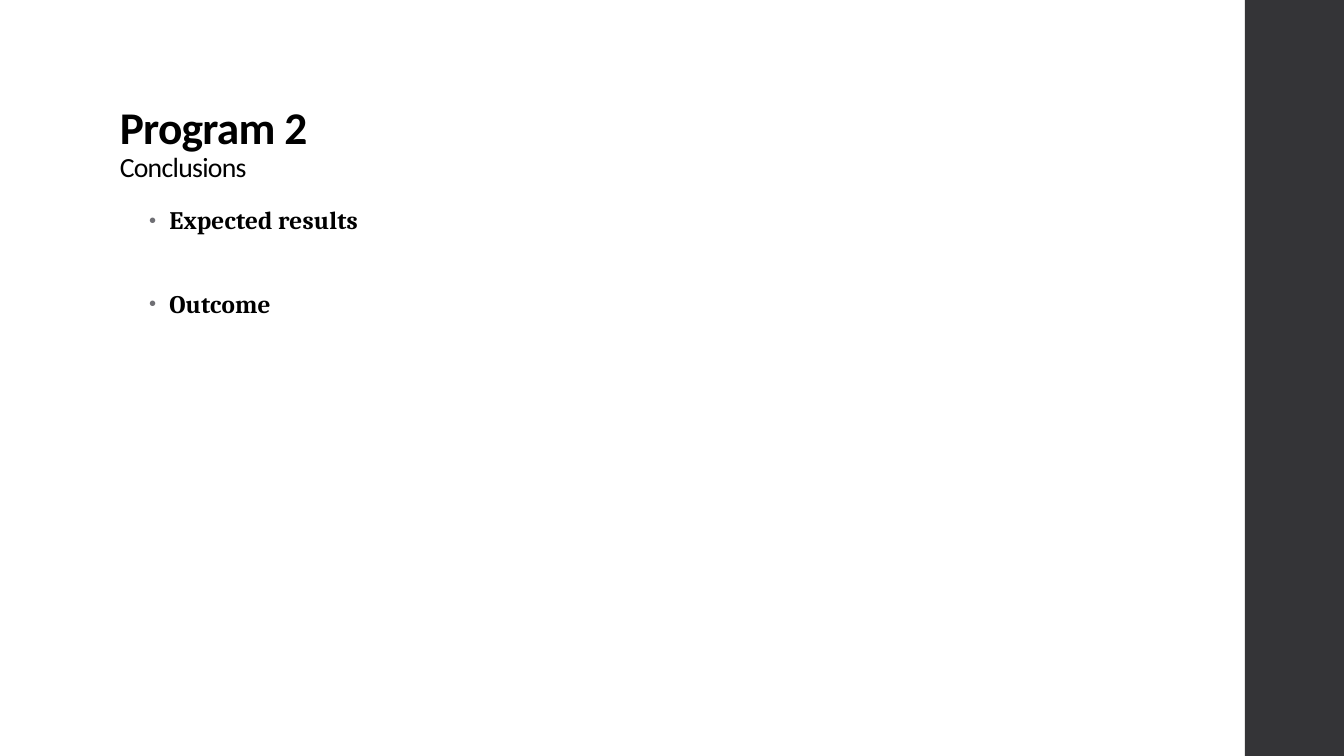
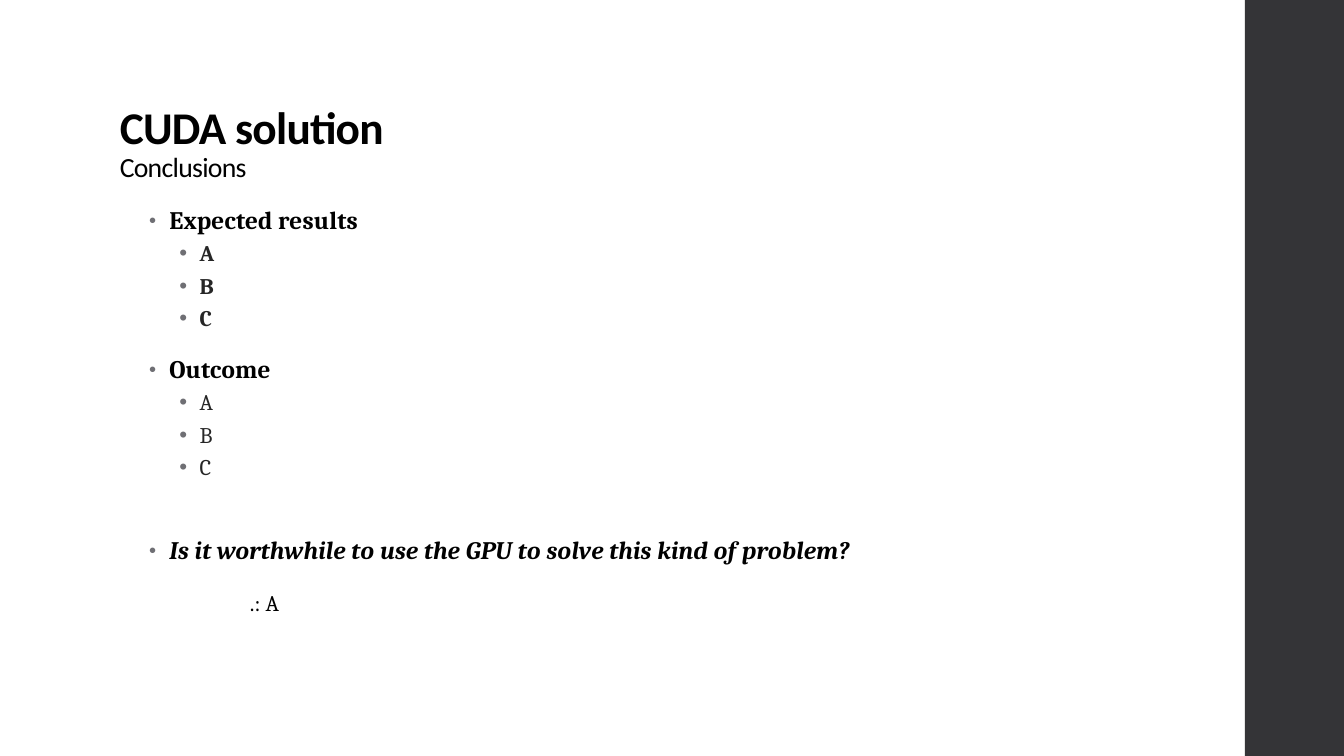
Before and after one commit to xL1fer/CLE_2022_2023, a slide deck: slide 6 of CLE3_T3G5/present.pptx (slide 7 before the commit). Drawn at 1344x756 pixels with LibreOffice and Linux fonts; fonts in the diff are those of the drawing. Boxes give left, top, right and bottom in pixels: in the first picture for what was removed or moved away, otherwise in the second. Text is boxed around its words. In the diff, an @@ line names an element or a change of style, - is before the commit and + after.

```diff
--- a/CLE3_T3G5/present.pptx
+++ b/CLE3_T3G5/present.pptx
@@ title at box(120, 112, 384, 178): text changed; size 19.8 to 32.4 pt; bold on @@
-Program 2
-Conclusions
+CUDA solution
+Conclusions
@@ text at box(200, 246, 215, 327): paragraphs added @@
+  • A
+  • B
+  • C
@@ text at box(169, 395, 849, 611): paragraphs added @@
+  • A
+  • B
+  • C
+• Is it worthwhile to use the GPU to solve this kind of problem?
+.: A
```
Also in this commit, not shown: 1 other slide changed, 3 slides added, 4 slides removed.
